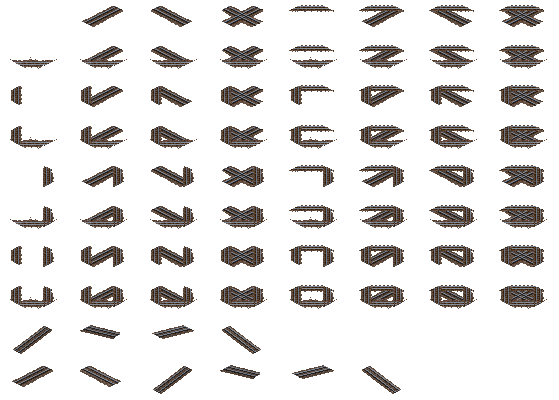
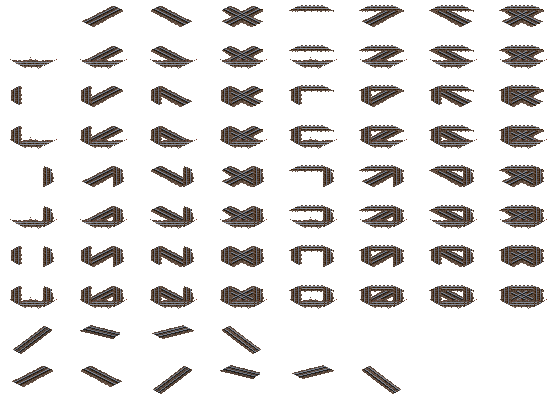
Comparing the layer stacks of the two 559x400 images. Changes:
painted on "b_parts_1067_jp_conc_blst_2" over [80, 366, 122, 387]
